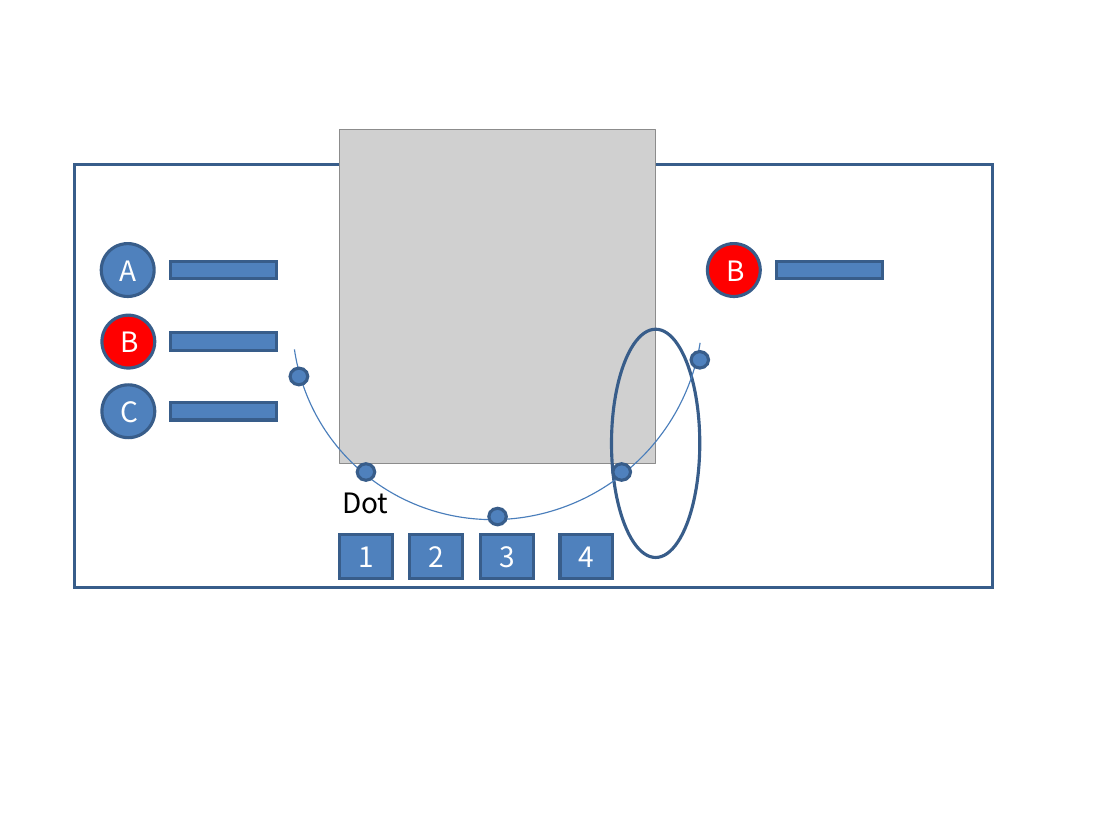
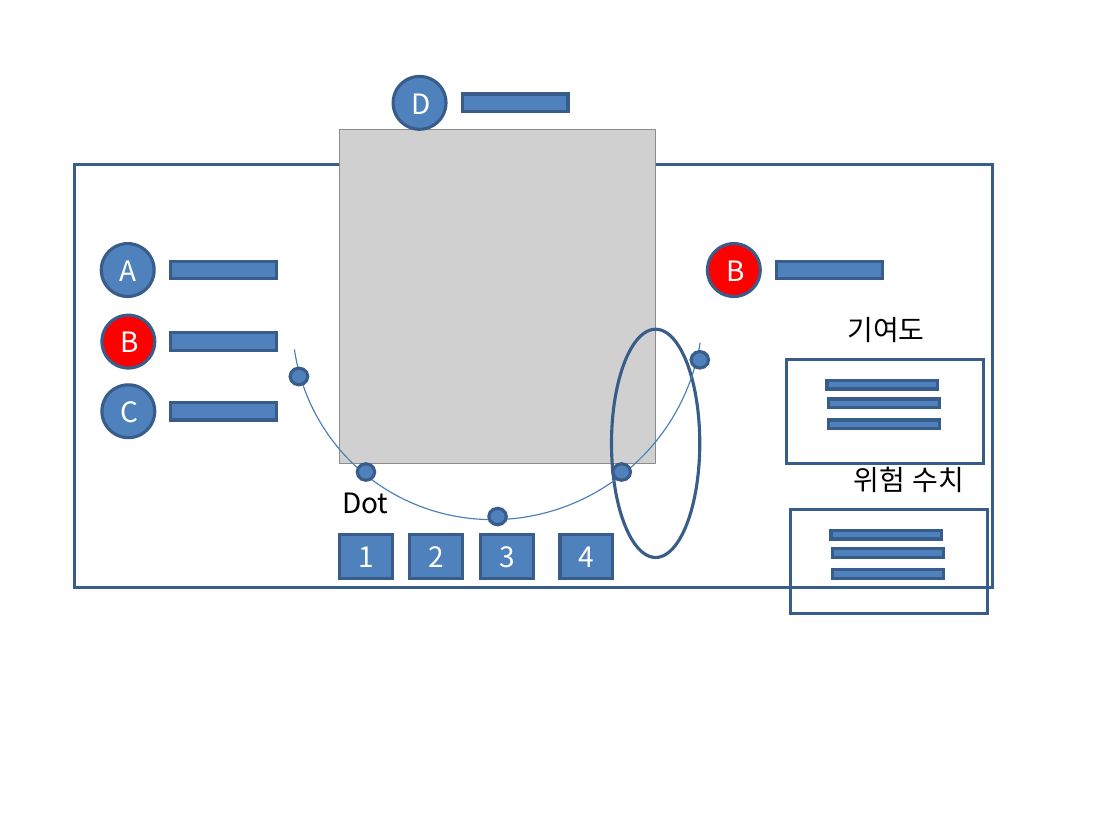
Before and after one commit to joozoojuzu/InfinityDungeon.Documents, a slide deck: slide 2 of Infinity Dungeon.ppt (slide 1 before the commit). Drawn at 1120x840 pixels with LibreOffice and Linux fonts; fonts in the diff are those of the drawing; grey boxes stand for pictures. Boxes give left, top, right and bottom in pixels: in the first picture for what was removed or moved away, otherwise in the second. Text is boxed around its words. In the diff, an @@ line names an element or a change of style, - is before the commit and + after.

```diff
--- a/Infinity Dungeon.ppt
+++ b/Infinity Dungeon.ppt
@@ ellipse added at (393, 76, 446, 129), fill #4F81BD, outline #385D8A 2.01 pt, 18 pt, text #FFFFFF @@
+D
@@ rectangle added at (463, 94, 569, 112), fill #4F81BD, outline #385D8A 2.01 pt @@
@@ text added at (847, 317, 924, 343), 18 pt, text #000000 @@
+기여도
@@ rectangle added at (786, 360, 983, 464), outline #385D8A 2.01 pt @@
@@ rectangle added at (827, 381, 937, 390), fill #4F81BD, outline #385D8A 2.01 pt @@
@@ rectangle added at (829, 399, 940, 408), fill #4F81BD, outline #385D8A 2.01 pt @@
@@ rectangle added at (829, 420, 940, 429), fill #4F81BD, outline #385D8A 2.01 pt @@
@@ text added at (854, 462, 965, 493), 18 pt, text #000000 @@
+위험 수치
@@ rectangle added at (791, 510, 988, 614), outline #385D8A 2.01 pt @@
@@ rectangle added at (831, 530, 942, 539), fill #4F81BD, outline #385D8A 2.01 pt @@
@@ rectangle added at (832, 549, 943, 558), fill #4F81BD, outline #385D8A 2.01 pt @@
@@ rectangle added at (832, 570, 943, 579), fill #4F81BD, outline #385D8A 2.01 pt @@
```
Also in this commit, not shown: 1 slide added, 1 other file.
